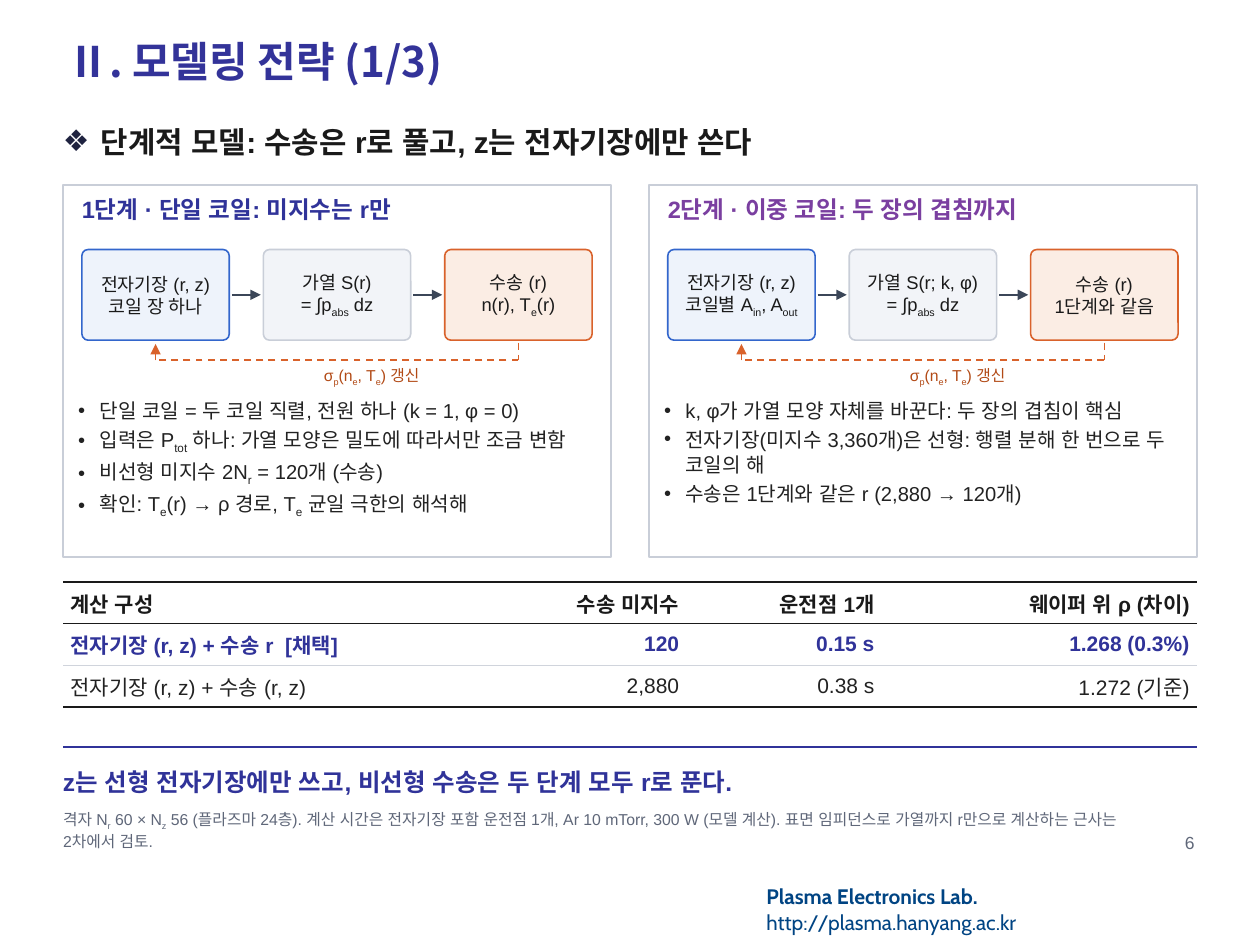
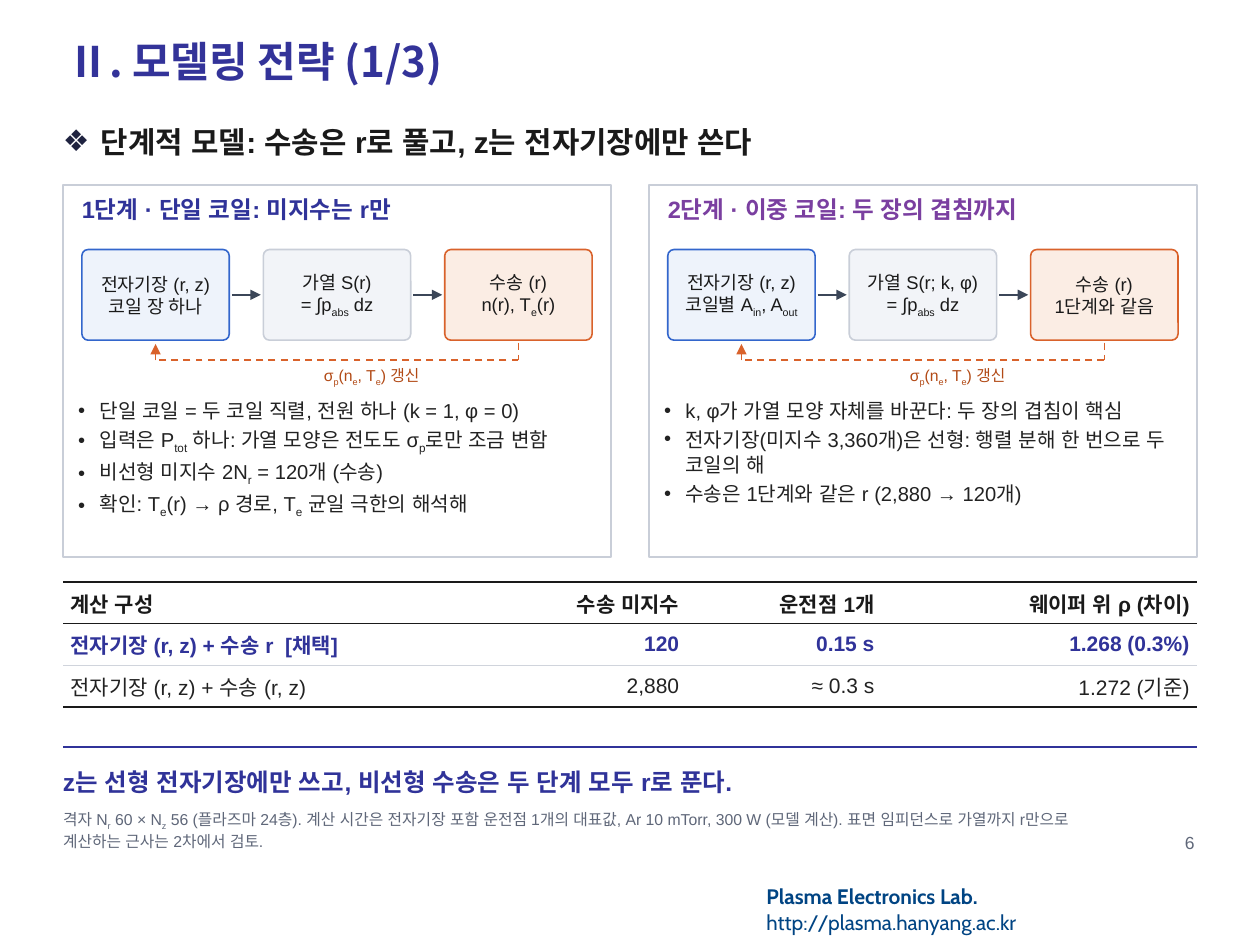
Before and after one commit to garlicjam-pyo/plasma, a slide deck: slide 6 of presentations/1차발표_피드백반영판.pptx. Drawn at 1260x945 pixels with LibreOffice and Linux fonts; fonts in the diff are those of the drawing; background and template pictures are left out. Boxes give left, top, right and bottom in pixels: in the first picture for what was removed or moved away, otherwise in the second. Text is boxed around its words. In the diff, an @@ line names an element or a change of style, - is before the commit and + after.

```diff
--- a/presentations/1차발표_피드백반영판.pptx
+++ b/presentations/1차발표_피드백반영판.pptx
@@ text at [100,430,548,449]: text changed @@
-• 입력은 Ptot 하나: 가열 모양은 밀도에 따라서만 조금 변함
+• 입력은 Ptot 하나: 가열 모양은 전도도 σp로만 조금 변함
@@ table at [63,582,1197,707] @@
-row 3, column 3: 0.38 s
+row 3, column 3: ≈ 0.3 s
@@ text at [63,812,1069,848]: text changed @@
-격자 Nr 60 × Nz 56 (플라즈마 24층). 계산 시간은 전자기장 포함 운전점 1개, Ar 10 mTorr, 300 W (모델 계산). 표면 임피던스로 가열까지 r만으로 계산하는 근사는 2차에서 검토.
+격자 Nr 60 × Nz 56 (플라즈마 24층). 계산 시간은 전자기장 포함 운전점 1개의 대표값, Ar 10 mTorr, 300 W (모델 계산). 표면 임피던스로 가열까지 r만으로 계산하는 근사는 2차에서 검토.
```
Also in this commit, not shown: 2 other slides changed, 6 other files.
